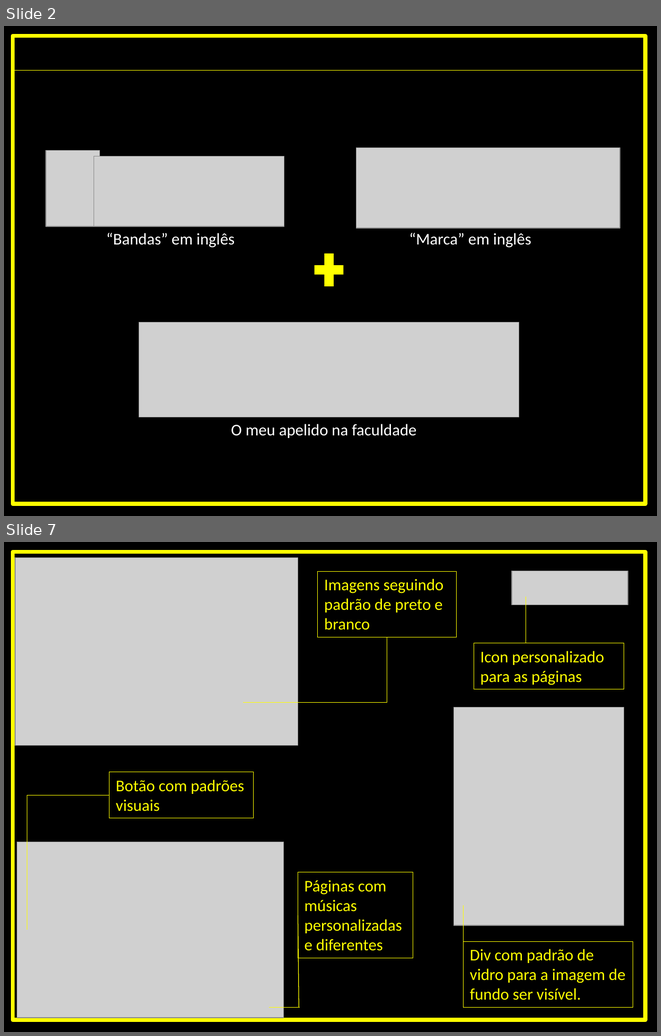
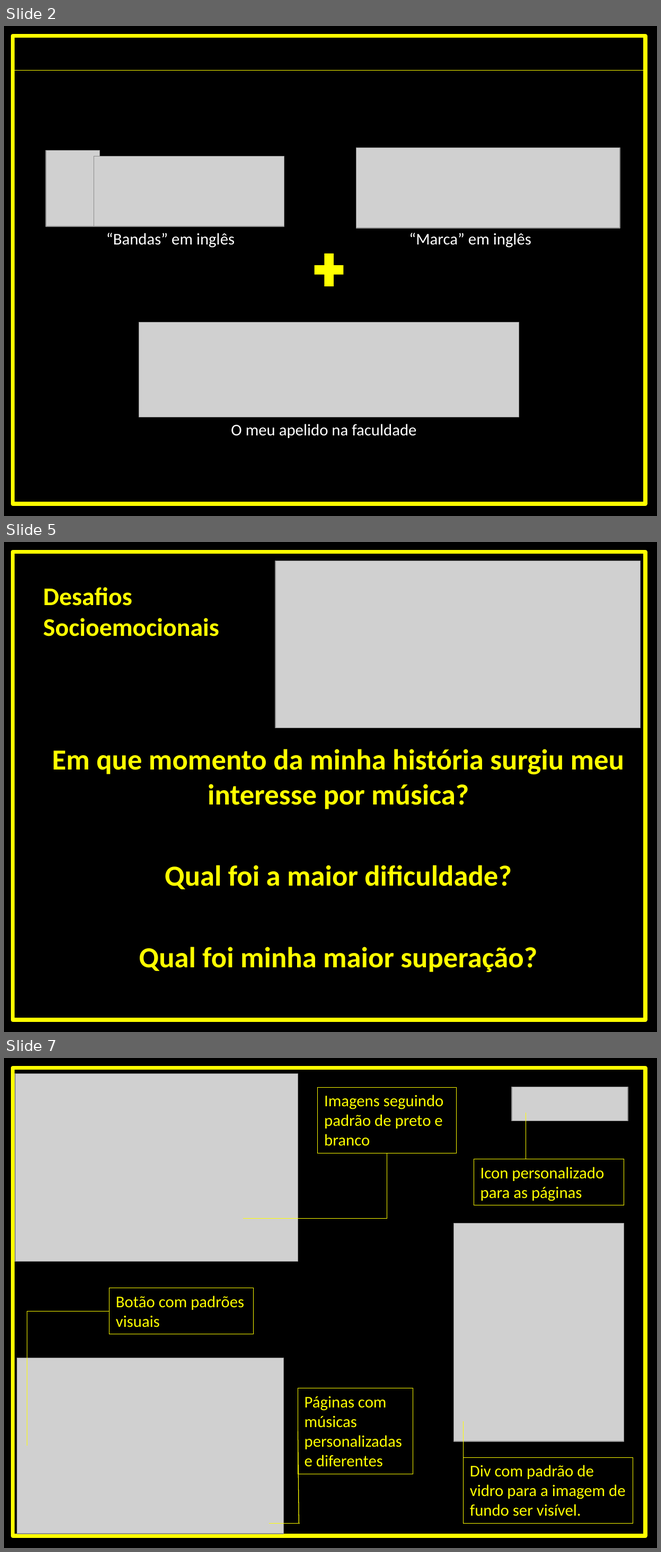
Before and after one commit to gui-brandao-silva/BRANDS, a slide deck: Apresentação BRANDS.pptx. Shown one above the other, each under a label of ours: slides 2 and 7 before the commit, slides 2, 5 and 7 after it; the slides between them are not shown. The pictures are 661x1036 and 661x1552 pixels, drawn with LibreOffice and Linux fonts; fonts in the diff are those of the drawing; grey boxes stand for pictures. Boxes give left, top, right and bottom in pixels: in the first picture for what was removed or moved away, otherwise in the second. Text is boxed around its words. In the diff, an @@ line names an element or a change of style, - is before the commit and + after.

```diff
--- a/Apresentação BRANDS.pptx
+++ b/Apresentação BRANDS.pptx
@@ slide 5 added at (4,542,657,1032), background #000000 @@
@@ rectangle added at (12,552,645,1020), outline #FFFF00 4.5 pt @@
@@ picture added at (276,561,641,728) @@
@@ title added at (43,587,219,636), 28 pt, text #FFFF00, bold @@
+Desafios
+Socioemocionais
@@ text added at (52,749,624,972), 32 pt, text #FFFF00, bold @@
+Em que momento da minha história surgiu meu interesse por música?
+Qual foi a maior dificuldade?
+Qual foi minha maior superação?
```
Also in this commit, not shown: 2 slides changed, 1 other slide added, 3 slides removed.
